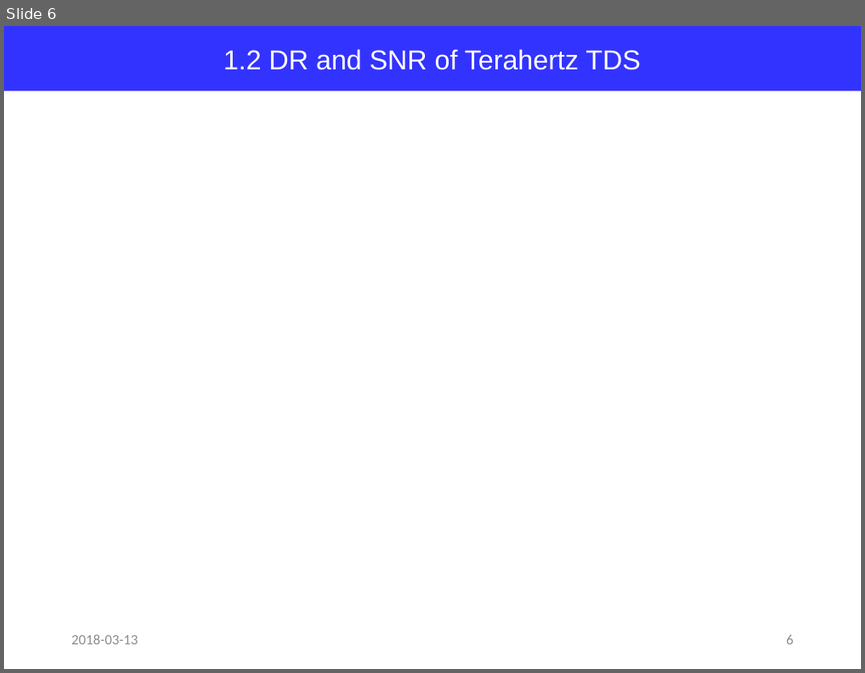
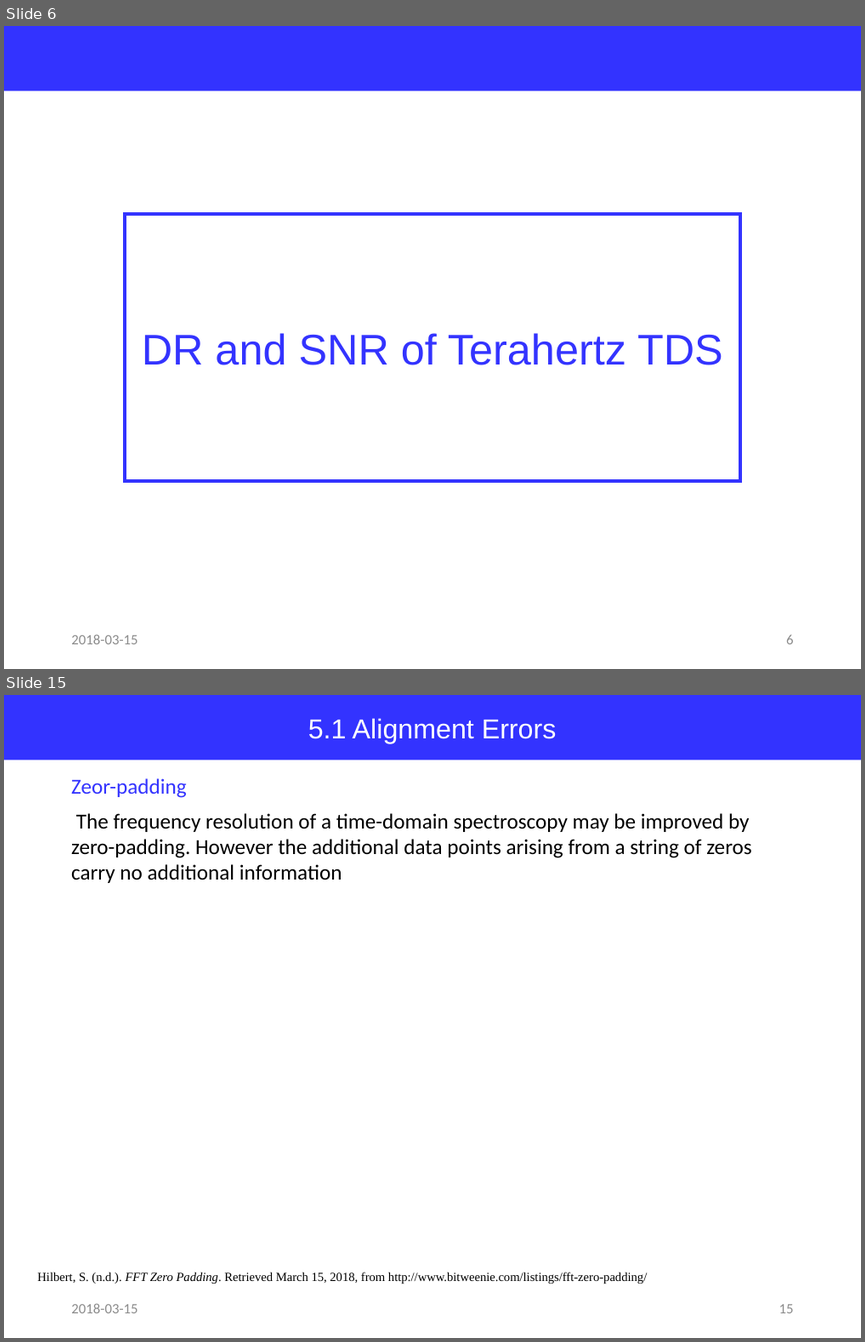
Before and after one commit to jglee96/NBTP_Lab, a slide deck: Terahertz Metrology/Ch3/Terahertz Metrology_Ch3.pptx. Shown one above the other, each under a label of ours: slide 6 before the commit, slides 6 and 15 after it; the slides between them are not shown. The pictures are 865x673 and 865x1342 pixels, drawn with LibreOffice and Linux fonts; fonts in the diff are those of the drawing. Boxes give left, top, right and bottom in pixels: in the first picture for what was removed or moved away, otherwise in the second. Text is boxed around its words. In the diff, an @@ line names an element or a change of style, - is before the commit and + after.

```diff
--- a/Terahertz Metrology/Ch3/Terahertz Metrology_Ch3.pptx
+++ b/Terahertz Metrology/Ch3/Terahertz Metrology_Ch3.pptx
@@ slide 15 added at (x1=4, y1=695, x2=861, y2=1338), background #FFFFFF @@
@@ rectangle added at (x1=4, y1=695, x2=861, y2=760), fill #3333FF, 23 pt, text #FFFFFF @@
+5.1 Alignment Errors
@@ text added at (x1=71, y1=778, x2=187, y2=798), 18 pt, text #3333FF @@
+Zeor-padding
@@ text added at (x1=71, y1=813, x2=751, y2=883), 18 pt, text #000000 @@
+The frequency resolution of a time-domain spectroscopy may be improved by zero-padding. However the additional data points arising from a string of zeros carry no additional information
@@ text added at (x1=37, y1=1271, x2=647, y2=1283), 10.5 pt, text #000000 @@
+Hilbert, S. (n.d.). FFT Zero Padding. Retrieved March 15, 2018, from http://www.bitweenie.com/listings/fft-zero-padding/
@@ text added at (x1=71, y1=1303, x2=137, y2=1313), 12 pt, text #8C8C8C @@
+2018-03-15
@@ page number added at (x1=779, y1=1304, x2=794, y2=1313), 12 pt, text #8C8C8C @@
+15
@@ slide 6 changed as well @@
@@ rectangle added at (x1=4, y1=26, x2=861, y2=91), fill #3333FF @@
@@ rectangle "DR and SNR of Terahertz ..." resized from (x1=4, y1=26, x2=861, y2=91) to (x1=125, y1=214, x2=741, y2=481) @@
@@ rectangle "DR and SNR of Terahertz ..." at (x1=125, y1=214, x2=741, y2=481): fill #3333FF to none; outline none to #3333FF 3 pt @@
@@ text in rectangle at (x1=142, y1=333, x2=723, y2=365): text changed; size 23 to 36 pt; text colour #FFFFFF to #3333FF @@
-1.2 DR and SNR of Terahertz TDS
+DR and SNR of Terahertz TDS
@@ text at (x1=71, y1=634, x2=137, y2=644): text changed @@
-2018-03-13
+2018-03-15
```
Also in this commit, not shown: 6 other slides changed, 8 other slides added, 17 slides removed, 14 other files.
